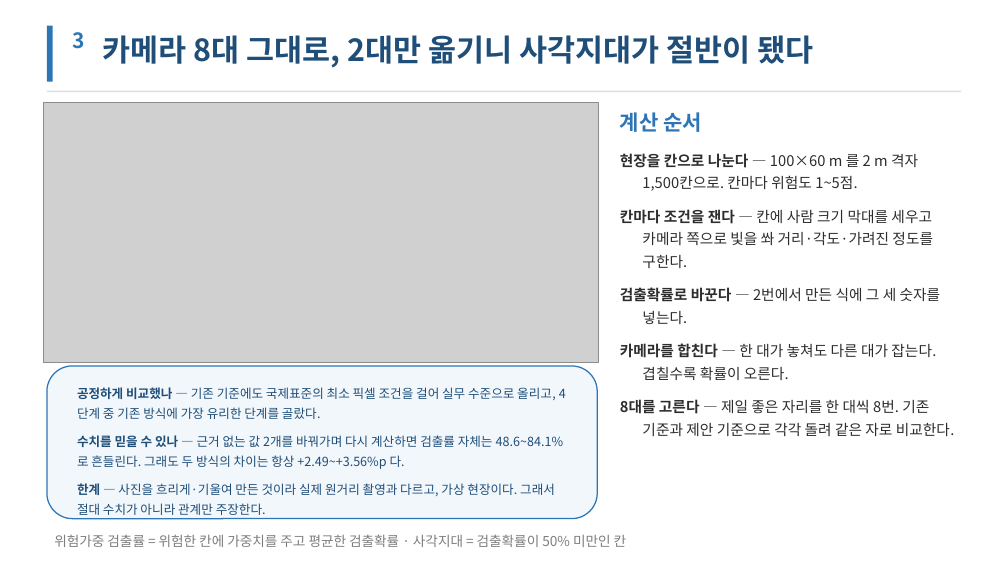
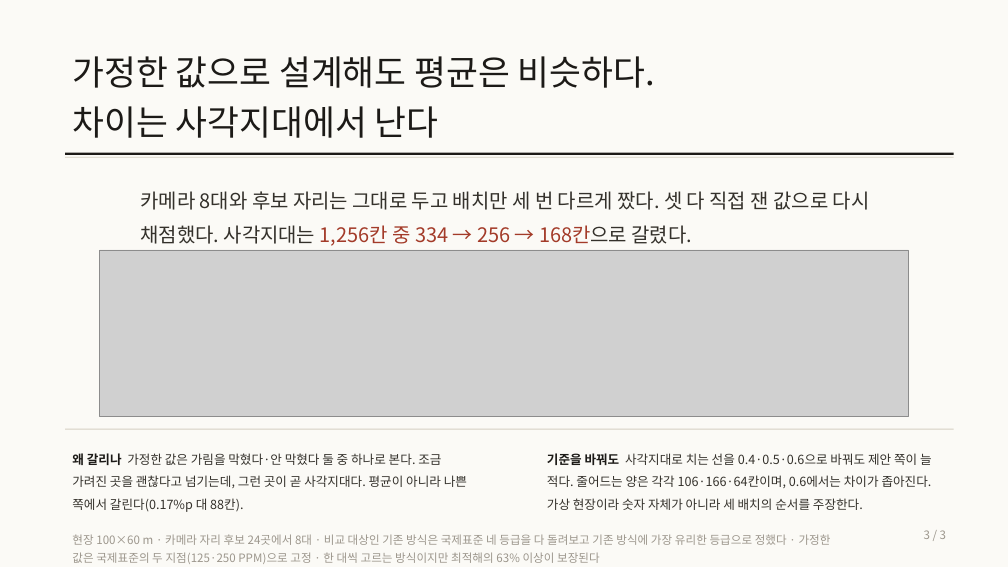
Before and after one commit to pobi04010203/BIGB, a slide deck: slide 3 of outputs/주제설명_3장.pptx. Drawn at 1008x567 pixels with LibreOffice and Linux fonts; fonts in the diff are those of the drawing; grey boxes stand for pictures. Boxes give left, top, right and bottom in pixels: in the first picture for what was removed or moved away, otherwise in the second. Text is boxed around its words. In the diff, an @@ line names an element or a change of style, - is before the commit and + after.

```diff
--- a/outputs/주제설명_3장.pptx
+++ b/outputs/주제설명_3장.pptx
@@ rectangle added at [0,0,1008,567], fill #FBFAF6 @@
@@ rectangle removed at [47,26,52,82] @@
@@ text at [72,56,655,138]: text changed; size 29 to 33 pt; text colour #1F4E79 to #1C1A17; bold off @@
-카메라 8대 그대로, 2대만 옮기니 사각지대가 절반이 됐다
+가정한 값으로 설계해도 평균은 비슷하다.
+차이는 사각지대에서 난다
@@ picture removed at [43,103,599,362] @@
@@ text removed at [620,112,702,132] @@
-계산 순서
@@ rectangle: place and size @@
-rectangle at [47,91,961,92]
+rectangle at [65,153,954,155]
@@ rectangle at [65,153,954,155]: fill #D8DEE5 to #1C1A17 @@
@@ rectangle added at [65,157,954,158], fill #D5CFC2 @@
@@ text removed at [620,153,955,436] @@
-현장을 칸으로 나눈다 — 100×60 m 를 2 m 격자 1,500칸으로. 칸마다 위험도 1~5점.
-칸마다 조건을 잰다 — 칸에 사람 크기 막대를 세우고 카메라 쪽으로 빛을 쏴 거리·각도·가려진 정도를 구한다.
-검출확률로 바꾼다 — 2번에서 만든 식에 그 세 숫자를 넣는다.
-카메라를 합친다 — 한 대가 놓쳐도 다른 대가 잡는다. 겹칠수록 확률이 오른다.
-8대를 고른다 — 제일 좋은 자리를 한 대씩 8번. 기존 기준과 제안 기준으로 각각 돌려 같은 자로 비교한다.
@@ text added at [140,191,870,246], 19 pt, text #34312B @@
+카메라 8대와 후보 자리는 그대로 두고 배치만 세 번 다르게 짰다. 셋 다 직접 잰 값으로 다시 채점했다. 사각지대는 1,256칸 중 334 → 256 → 168칸으로 갈렸다.
@@ picture added at [100,250,909,417] @@
@@ rounded rectangle removed at [47,366,597,519] @@
@@ rectangle added at [65,429,954,430], fill #D5CFC2 @@
@@ text at [72,453,467,512]: text changed; text colour #1F4E79 to #34312B @@
-공정하게 비교했나 — 기존 기준에도 국제표준의 최소 픽셀 조건을 걸어 실무 수준으로 올리고, 4단계 중 기존 방식에 가장 유리한 단계를 골랐다.
-수치를 믿을 수 있나 — 근거 없는 값 2개를 바꿔가며 다시 계산하면 검출률 자체는 48.6~84.1% 로 흔들린다. 그래도 두 방식의 차이는 항상 +2.49~+3.56%p 다.
-한계 — 사진을 흐리게·기울여 만든 것이라 실제 원거리 촬영과 다르고, 가상 현장이다. 그래서 절대 수치가 아니라 관계만 주장한다.
+왜 갈리나 가정한 값은 가림을 막혔다·안 막혔다 둘 중 하나로 본다. 조금 가려진 곳을 괜찮다고 넘기는데, 그런 곳이 곧 사각지대다. 평균이 아니라 나쁜 쪽에서 갈린다(0.17%p 대 88칸).
@@ text at [547,453,932,510]: text changed; size 13 to 12 pt; text colour #7E7E7E to #34312B @@
-위험가중 검출률 = 위험한 칸에 가중치를 주고 평균한 검출확률 · 사각지대 = 검출확률이 50% 미만인 칸
+기준을 바꿔도 사각지대로 치는 선을 0.4·0.5·0.6으로 바꿔도 제안 쪽이 늘 적다. 줄어드는 양은 각각 106·166·64칸이며, 0.6에서는 차이가 좁아진다. 가상 현장이라 숫자 자체가 아니라 세 배치의 순서를 주장한다.
@@ text added at [72,534,831,564], 11 pt, text #9C968C @@
+현장 100×60 m · 카메라 자리 후보 24곳에서 8대 · 비교 대상인 기존 방식은 국제표준 네 등급을 다 돌려보고 기존 방식에 가장 유리한 등급으로 정했다 · 가정한 값은 국제표준의 두 지점(125·250 PPM)으로 고정 · 한 대씩 고르는 방식이지만 최적해의 63% 이상이 보장된다
@@ text at [924,530,946,539]: text changed; size 20 to 11 pt; text colour #2E75B6 to #9C968C; bold off @@
-3
+3 / 3
```
Also in this commit, not shown: 2 other slides changed, 5 other files.
